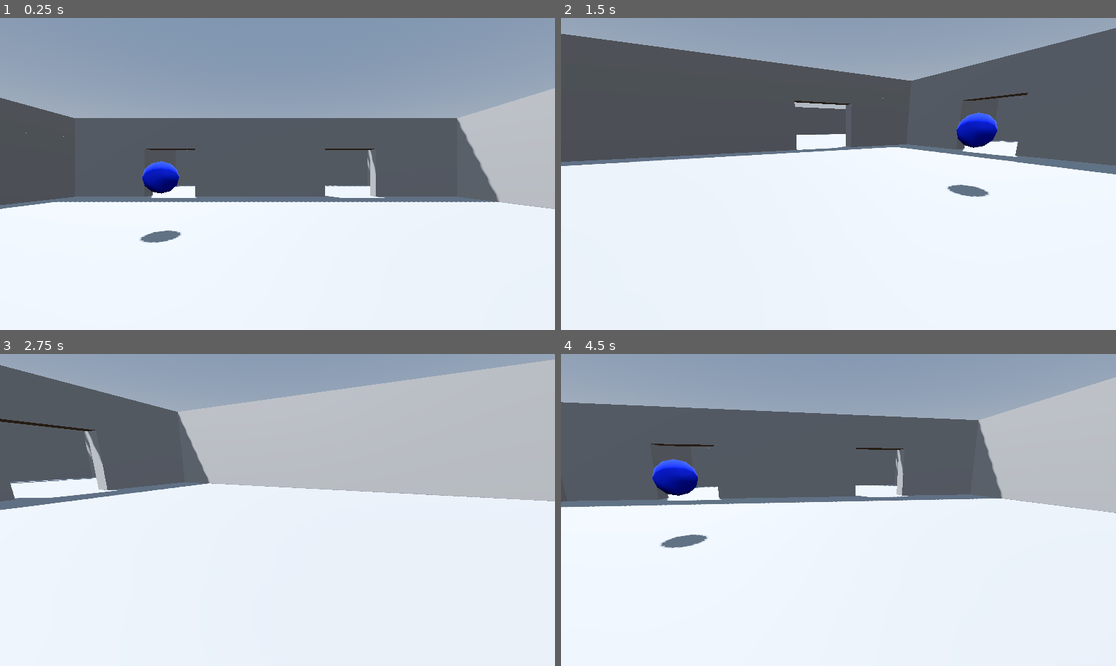
Above: before the commit, frames 1-4 (two rows, left to right).
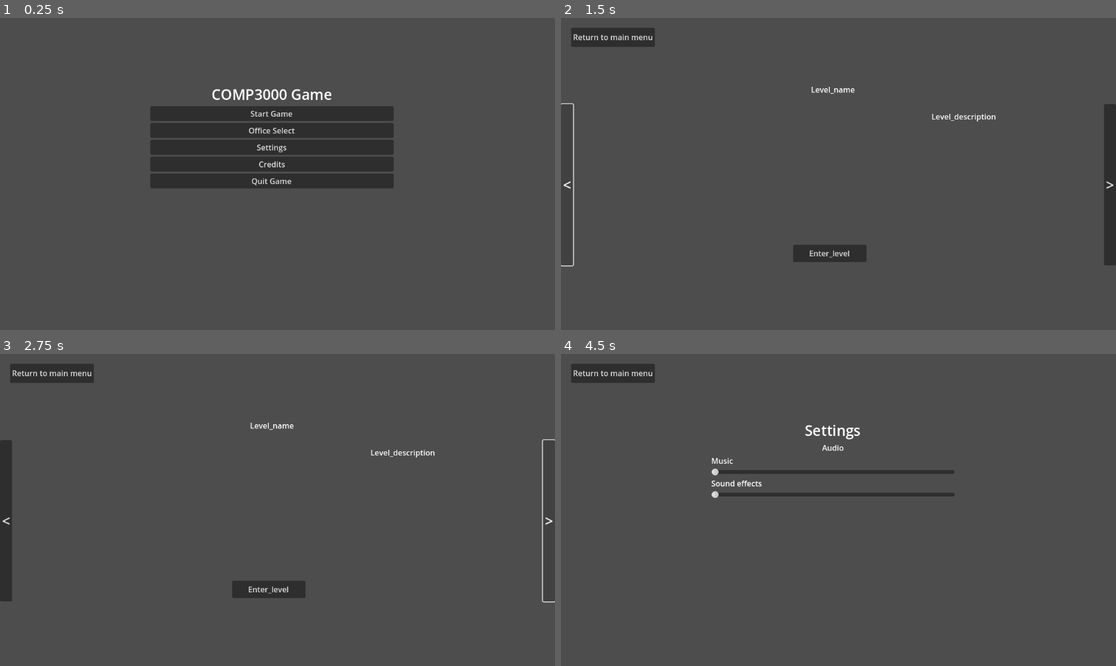
Above: after the commit, the same moments.

Repository: gingeapple182/COMP3000
Game: Godot game, scene res://Scenes/landing_menu.tscn
The game is run twice, just before and just after one commit, with the same random seed, the same clock (stepped at 60 frames per second) and the same inputs. Before the commit the project starts from res://Scenes/main.tscn.
Inputs (mouse positions are in pixels of both pictures, inside the frame that each line leads up to):
- Up to frame 1 (0.25 s): no input
- Up to frame 2 (1.5 s): click (832, 130) at 0.5 s, where only the run after the commit has a clickable "Office Select"; click (566, 183) at 1.25 s, where only the run after the commit has a clickable "<"
- Up to frame 3 (2.75 s): click (549, 519) at 2 s, where only the run after the commit has a clickable ">"
- Up to frame 4 (4.5 s): click (610, 372) at 2.75 s, where only the run after the commit has a clickable "Return to main menu"; click (832, 481) at 3.5 s, where only the run after the commit has a clickable "Settings"; tap Enter (ui_accept) at 4.25 s; move the mouse to (866, 510) at 4.27 s; hold Up (ui_up) from 4.28 s (still down); tap ` (freefly) at 4.35 s; click (866, 510) at 4.42 s

The runs differ from the first frame. In frame 1, 88% of the frame differs, in the area x 0-100%, y 0-100%; in frame 2, 71%; in frame 3, 91%; in frame 4, 82%.

Commit message:
Prototype - Landing menu
Created landing menu
- Initial scene on load
- Features layers: MainMenu, LevelSelect, Settings, Credits
- Navigate layers by showing/hiding layers
Main menu:
- Start game, Level select, Settings, Credits, Exit game
Level select:
- Setup initial carousel layout for future enhancement
Settings
- Audio settings placeholders
Credits:
- Basic initial details about the project, some information taken from PID
Quit game:
- Closes game

Misc
- Adjusted quit/navigation buttons across project to flow properly
- Fixed bug locking you into frozen window
- Deleted redundant script - sceneToggle.gd

Diff:
--- /dev/null
+++ b/Scenes/landing_menu.gd
@@ -0,0 +1,62 @@
+extends Node3D
+@onready var main_button_start: Button = $CanvasLayer/MainMenu/VBoxContainer/Button_Start
+@onready var main_button_select: Button = $CanvasLayer/MainMenu/VBoxContainer/Button_Select
+@onready var main_button_settings: Button = $CanvasLayer/MainMenu/VBoxContainer/Button_Settings
+@onready var main_button_credits: Button = $CanvasLayer/MainMenu/VBoxContainer/Button_Credits
+@onready var main_button_quit: Button = $CanvasLayer/MainMenu/VBoxContainer/Button_Quit
+@onready var settings_button_return: Button = $CanvasLayer/Settings/VBoxContainer/Button_Return
+
+
+# Called when the node enters the scene tree for the first time.
+func _ready() -> void:
+	hide_menus()
+	show_landing()
+
+
+# Called every frame. 'delta' is the elapsed time since the previous frame.
+func _process(delta: float) -> void:
+	pass
+
+
+## -- Main menu -- ##
+func _on_button_start_pressed() -> void:
+	get_tree().change_scene_to_file("res://Scenes/main.tscn")
+
+func _on_button_select_pressed() -> void:
+	show_level_select()
+
+func _on_button_settings_pressed() -> void:
+	show_settings()
+
+func _on_button_credits_pressed() -> void:
+	show_credits()
+
+func _on_button_quit_pressed() -> void:
+	get_tree().quit()
+
+
+## -- Settings menu -- ##
+func _on_button_return_pressed() -> void:
+	show_landing()
+
+
+## -- Show/hide helpers -- ##
+func show_landing():
+	hide_menus()
+	$CanvasLayer/MainMenu.visible = true
+
+func show_level_select():
+	hide_menus()
+	$CanvasLayer/LevelSelect.visible = true
+
+func show_settings():
+	hide_menus()
+	$CanvasLayer/Settings.visible = true
+
+func show_credits():
+	hide_menus()
+	$CanvasLayer/Credits.visible = true
+
+func hide_menus():
+	for child in $CanvasLayer.get_children():
+		child.visible = false
--- /dev/null
+++ b/Scenes/landing_menu.tscn
@@ -0,0 +1,265 @@
+[gd_scene load_steps=2 format=3 uid="uid://bd5m5eqerkpv8"]
+
+[ext_resource type="Script" path="res://Scenes/landing_menu.gd" id="1_havof"]
+
+[node name="LandingMenu" type="Node3D"]
+script = ExtResource("1_havof")
+
+[node name="CanvasLayer" type="CanvasLayer" parent="."]
+
+[node name="MainMenu" type="Control" parent="CanvasLayer"]
+layout_mode = 3
+anchors_preset = 15
+anchor_right = 1.0
+anchor_bottom = 1.0
+grow_horizontal = 2
+grow_vertical = 2
+
+[node name="VBoxContainer" type="VBoxContainer" parent="CanvasLayer/MainMenu"]
+layout_mode = 0
+offset_left = 312.0
+offset_top = 137.0
+offset_right = 817.0
+offset_bottom = 514.0
+
+[node name="Title" type="Label" parent="CanvasLayer/MainMenu/VBoxContainer"]
+layout_mode = 2
+theme_override_font_sizes/font_size = 30
+text = "COMP3000 Game"
+horizontal_alignment = 1
+
+[node name="Button_Start" type="Button" parent="CanvasLayer/MainMenu/VBoxContainer"]
+layout_mode = 2
+text = "Start Game"
+
+[node name="Button_Select" type="Button" parent="CanvasLayer/MainMenu/VBoxContainer"]
+layout_mode = 2
+text = "Office Select"
+
+[node name="Button_Settings" type="Button" parent="CanvasLayer/MainMenu/VBoxContainer"]
+layout_mode = 2
+text = "Settings"
+
+[node name="Button_Credits" type="Button" parent="CanvasLayer/MainMenu/VBoxContainer"]
+layout_mode = 2
+text = "Credits"
+
+[node name="Button_Quit" type="Button" parent="CanvasLayer/MainMenu/VBoxContainer"]
+layout_mode = 2
+text = "Quit Game"
+
+[node name="LevelSelect" type="Control" parent="CanvasLayer"]
+visible = false
+layout_mode = 3
+anchors_preset = 15
+anchor_right = 1.0
+anchor_bottom = 1.0
+grow_horizontal = 2
+grow_vertical = 2
+
+[node name="HBoxContainer" type="HBoxContainer" parent="CanvasLayer/LevelSelect"]
+layout_mode = 0
+offset_top = 179.0
+offset_right = 1152.0
+offset_bottom = 514.0
+alignment = 1
+
+[node name="Button_Left" type="Button" parent="CanvasLayer/LevelSelect/HBoxContainer"]
+layout_mode = 2
+theme_override_font_sizes/font_size = 30
+text = "<"
+
+[node name="Control" type="Control" parent="CanvasLayer/LevelSelect/HBoxContainer"]
+layout_mode = 2
+size_flags_horizontal = 3
+
+[node name="TextureRect" type="TextureRect" parent="CanvasLayer/LevelSelect/HBoxContainer/Control"]
+layout_mode = 0
+offset_left = 409.0
+offset_top = -42.0
+offset_right = 702.0
+offset_bottom = 326.0
+
+[node name="Label_Level_Name" type="Label" parent="CanvasLayer/LevelSelect/HBoxContainer/Control"]
+layout_mode = 0
+offset_left = 490.0
+offset_top = -42.0
+offset_right = 606.0
+offset_bottom = 24.0
+text = "Level_name"
+
+[node name="Label_Description" type="Label" parent="CanvasLayer/LevelSelect/HBoxContainer/Control"]
+layout_mode = 0
+offset_left = 740.0
+offset_top = 14.0
+offset_right = 874.0
+offset_bottom = 37.0
+text = "Level_description"
+
+[node name="Button" type="Button" parent="CanvasLayer/LevelSelect/HBoxContainer/Control"]
+layout_mode = 0
+offset_left = 453.0
+offset_top = 292.0
+offset_right = 605.0
+offset_bottom = 328.0
+text = "Enter_level
+"
+
+[node name="Button_Right" type="Button" parent="CanvasLayer/LevelSelect/HBoxContainer"]
+layout_mode = 2
+theme_override_font_sizes/font_size = 30
+text = ">"
+
+[node name="Button_Return" type="Button" parent="CanvasLayer/LevelSelect"]
+offset_left = 21.0
+offset_top = 20.0
+offset_right = 195.0
+offset_bottom = 60.0
+text = "Return to main menu"
+
+[node name="Settings" type="Control" parent="CanvasLayer"]
+visible = false
+layout_mode = 3
+anchors_preset = 15
+anchor_right = 1.0
+anchor_bottom = 1.0
+grow_horizontal = 2
+grow_vertical = 2
+
+[node name="VBoxContainer" type="VBoxContainer" parent="CanvasLayer/Settings"]
+offset_left = 312.0
+offset_top = 137.0
+offset_right = 817.0
+offset_bottom = 514.0
+
+[node name="Title" type="Label" parent="CanvasLayer/Settings/VBoxContainer"]
+layout_mode = 2
+theme_override_font_sizes/font_size = 30
+text = "Settings
+"
+horizontal_alignment = 1
+
+[node name="Label_Audio" type="Label" parent="CanvasLayer/Settings/VBoxContainer"]
+layout_mode = 2
+text = "Audio"
+horizontal_alignment = 1
+
+[node name="Label_Music" type="Label" parent="CanvasLayer/Settings/VBoxContainer"]
+layout_mode = 2
+text = "Music"
+
+[node name="HSlider_Music" type="HSlider" parent="CanvasLayer/Settings/VBoxContainer"]
+layout_mode = 2
+
+[node name="Label_SFX" type="Label" parent="CanvasLayer/Settings/VBoxContainer"]
+layout_mode = 2
+text = "Sound effects"
+
+[node name="HSlider_SFX" type="HSlider" parent="CanvasLayer/Settings/VBoxContainer"]
+layout_mode = 2
+
+[node name="Button_Return" type="Button" parent="CanvasLayer/Settings/VBoxContainer"]
+visible = false
+layout_mode = 2
+text = "Return to main menu"
+
+[node name="Button_Return" type="Button" parent="CanvasLayer/Settings"]
+offset_left = 21.0
+offset_top = 20.0
+offset_right = 195.0
+offset_bottom = 60.0
+text = "Return to main menu"
+
+[node name="Credits" type="Control" parent="CanvasLayer"]
+visible = false
+layout_mode = 3
+anchors_preset = 15
+anchor_right = 1.0
+anchor_bottom = 1.0
+grow_horizontal = 2
+grow_vertical = 2
+
+[node name="Button_Return" type="Button" parent="CanvasLayer/Credits"]
+offset_left = 21.0
+offset_top = 20.0
+offset_right = 195.0
+offset_bottom = 60.0
+text = "Return to main menu"
+
+[node name="ScrollContainer" type="ScrollContainer" parent="CanvasLayer/Credits"]
+layout_mode = 0
+offset_left = 312.0
+offset_top = 137.0
+offset_right = 817.0
+offset_bottom = 605.0
+
+[node name="VBoxContainer" type="VBoxContainer" parent="CanvasLayer/Credits/ScrollContainer"]
+layout_mode = 2
+size_flags_horizontal = 3
+size_flags_vertical = 3
+
+[node name="Title" type="Label" parent="CanvasLayer/Credits/ScrollContainer/VBoxContainer"]
+layout_mode = 2
+theme_override_font_sizes/font_size = 30
+text = "Credits"
+horizontal_alignment = 1
+
+[node name="Label3" type="Label" parent="CanvasLayer/Credits/ScrollContainer/VBoxContainer"]
+layout_mode = 2
+theme_override_font_sizes/font_size = 20
+text = "Developed by:"
+
+[node name="Label" type="RichTextLabel" parent="CanvasLayer/Credits/ScrollContainer/VBoxContainer"]
+layout_mode = 2
+text = "Oliver Cole
+Computer science (Games Development)
+University of Plymouth"
+fit_content = true
+
+[node name="Label2" type="Label" parent="CanvasLayer/Credits/ScrollContainer/VBoxContainer"]
+layout_mode = 2
+theme_override_font_sizes/font_size = 20
+text = "Project Vision:"
+
+[node name="RichTextLabel" type="RichTextLabel" parent="CanvasLayer/Credits/ScrollContainer/VBoxContainer"]
+layout_mode = 2
+text = "For teens curious about computing and people who enjoy complex puzzle games and want a fun and engaging challenge, my game is a 3D puzzle game that will teach players about computing logic with logic gates and truth tables through humorous and ridiculous office mishaps. The player is the new IT technician in a company that has been set up terribly, such as the printer only works when the coffee machine is on, and must solve logic puzzles to keep the office functional. The puzzles will get progressively harder throughout the game to keep players engaged and learning new concepts."
+fit_content = true
+
+[node name="Label4" type="Label" parent="CanvasLayer/Credits/ScrollContainer/VBoxContainer"]
+layout_mode = 2
+theme_override_font_sizes/font_size = 20
+text = "Tools & technologies
+"
+
+[node name="RichTextLabel2" type="RichTextLabel" parent="CanvasLayer/Credits/ScrollContainer/VBoxContainer"]
+layout_mode = 2
+fit_content = true
+
+[node name="Label5" type="Label" parent="CanvasLayer/Credits/ScrollContainer/VBoxContainer"]
+layout_mode = 2
+theme_override_font_sizes/font_size = 20
+text = "Assets & Credits
+"
+
+[node name="RichTextLabel3" type="RichTextLabel" parent="CanvasLayer/Credits/ScrollContainer/VBoxContainer"]
+layout_mode = 2
+text = "Assets used:
+
+"
+fit_content = true
+
+[node name="Label6" type="Label" parent="CanvasLayer/Credits/ScrollContainer/VBoxContainer"]
+layout_mode = 2
+text = "Built with Godot Engine 4.3
+"
+
+[connection signal="pressed" from="CanvasLayer/MainMenu/VBoxContainer/Button_Start" to="." method="_on_button_start_pressed"]
+[connection signal="pressed" from="CanvasLayer/MainMenu/VBoxContainer/Button_Select" to="." method="_on_button_select_pressed"]
+[connection signal="pressed" from="CanvasLayer/MainMenu/VBoxContainer/Button_Settings" to="." method="_on_button_settings_pressed"]
+[connection signal="pressed" from="CanvasLayer/MainMenu/VBoxContainer/Button_Credits" to="." method="_on_button_credits_pressed"]
+[connection signal="pressed" from="CanvasLayer/MainMenu/VBoxContainer/Button_Quit" to="." method="_on_button_quit_pressed"]
+[connection signal="pressed" from="CanvasLayer/LevelSelect/Button_Return" to="." method="_on_button_return_pressed"]
+[connection signal="pressed" from="CanvasLayer/Settings/VBoxContainer/Button_Return" to="." method="_on_button_return_pressed"]
+[connection signal="pressed" from="CanvasLayer/Settings/Button_Return" to="." method="_on_button_return_pressed"]
+[connection signal="pressed" from="CanvasLayer/Credits/Button_Return" to="." method="_on_button_return_pressed"]
--- a/Scenes/pause_menu.gd
+++ b/Scenes/pause_menu.gd
@@ -33,10 +33,12 @@
 
 
 func _on_button_quit_pressed() -> void:
+	get_tree().paused = false
 	var scene = get_tree().current_scene.name
 	if scene == "Main":
-		get_tree().quit()
+		get_tree().change_scene_to_file("res://Scenes/landing_menu.tscn")
 	elif scene.begins_with("Puzzle_") or scene.begins_with("Level_"):
+		Input.set_mouse_mode(Input.MOUSE_MODE_CAPTURED)
 		get_tree().change_scene_to_file("res://Scenes/main.tscn")
 
 
--- a/Scenes/pause_menu.tscn
+++ b/Scenes/pause_menu.tscn
@@ -1,10 +1,12 @@
-[gd_scene load_steps=4 format=3 uid="uid://n32v3jeq450r"]
+[gd_scene load_steps=5 format=3 uid="uid://n32v3jeq450r"]
 
 [ext_resource type="Script" path="res://Scenes/pause_menu.gd" id="1_54ojr"]
 
 [sub_resource type="CanvasItemMaterial" id="CanvasItemMaterial_vnu5m"]
 
 [sub_resource type="Theme" id="Theme_6ajun"]
+
+[sub_resource type="Theme" id="Theme_nswdb"]
 
 [node name="PauseMenu" type="Control"]
 layout_mode = 3
@@ -19,26 +21,28 @@
 layout_mode = 0
 offset_right = 1152.0
 offset_bottom = 648.0
-color = Color(0.419813, 0.419813, 0.419813, 0.372549)
+color = Color(0.419608, 0.419608, 0.419608, 0.729412)
 
 [node name="PanelContainer" type="PanelContainer" parent="."]
 material = SubResource("CanvasItemMaterial_vnu5m")
 layout_mode = 1
-anchors_preset = 8
+anchors_preset = -1
 anchor_left = 0.5
-anchor_top = 0.5
+anchor_top = 0.67
 anchor_right = 0.5
-anchor_bottom = 0.5
+anchor_bottom = 0.67
 offset_left = -298.0
-offset_top = -195.0
+offset_top = -240.16
 offset_right = 298.0
-offset_bottom = 415.0
+offset_bottom = 304.84
 grow_horizontal = 2
 grow_vertical = 2
 theme = SubResource("Theme_6ajun")
 
 [node name="VBoxContainer" type="VBoxContainer" parent="PanelContainer"]
 layout_mode = 2
+theme = SubResource("Theme_nswdb")
+theme_override_constants/separation = 10
 
 [node name="Label" type="Label" parent="PanelContainer/VBoxContainer"]
 layout_mode = 2
--- a/Scripts/SceneToggle.gd
+++ /dev/null
@@ -1,14 +0,0 @@
-extends CSGSphere3D
-
-
-# Called when the node enters the scene tree for the first time.
-func _ready() -> void:
-	pass # Replace with function body.
-
-func on_click() -> void:
-	print "box clicked";
-	pass
-
-# Called every frame. 'delta' is the elapsed time since the previous frame.
-func _process(delta: float) -> void:
-	pass
--- a/project.godot
+++ b/project.godot
@@ -11,7 +11,7 @@
 [application]
 
 config/name="COMP3000"
-run/main_scene="res://Scenes/main.tscn"
+run/main_scene="res://Scenes/landing_menu.tscn"
 config/features=PackedStringArray("4.3", "Forward Plus")
 config/icon="res://icon.svg"
 
